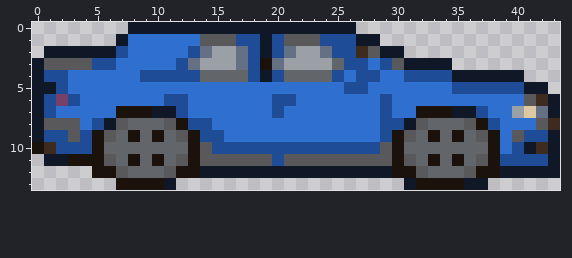
Two versions of one pixel-art file, art/aseprite/car-sedan.aseprite. The picture above is the old version.
44x14 pixels, 1 frame.
The result:
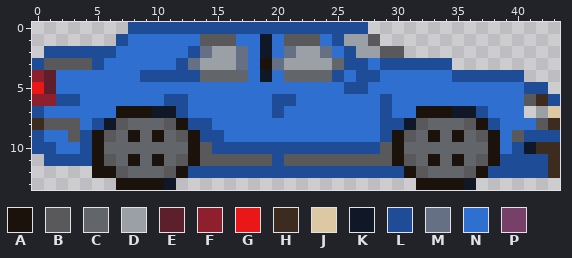
Palette (. is transparent): A #1a120b  B #59595b  C #62666b  D #9aa0a6  E #5c1f2b  F #8e1f2c  G #e91717  H #3e2b20  J #dcc9a3  K #101828  L #1e4c96  M #667085  N #2e6fd0  P #774068
Difference:
Changed rows in their new state; - is an unchanged pixel.
first column x 0:
 0 --------LLLLLLLLLLLLLLLLLLLL----------------
 1 -------L---------NN-N---N-DDB---------------
 2 -LLLLLLN----------N-N----N-DDBB-------------
 3 L-----N-----------N-----------LLLLL---------
 4 FEN---------------N-N----------NNNNLLLLLL---
 5 GEN--------------------------------NNNNNNLL-
 6 FFL----------------------------------------L
 7 LN--------------------------------------N.DJ
 8 H-------------------------------------------
 9 LNN----------------------------------------L
10 LLNN---------------------------------------H
11 -LLLL--------------------------------------H
12 -------------LLLLLLLLLLLLLLLLLL-------LLLLLH
13 -------------------------------.-----.------
Where, in picture pixels (left, top, right, bottom), the same in both pictures:
changed: (32, 22, 560, 190)
